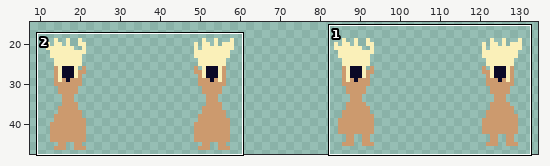
One commit to this sprite sheet: src/art/lady_falling.png. The picture above shows the old version from afar; the outline marks the close-up.
Close-up. Before the edit:
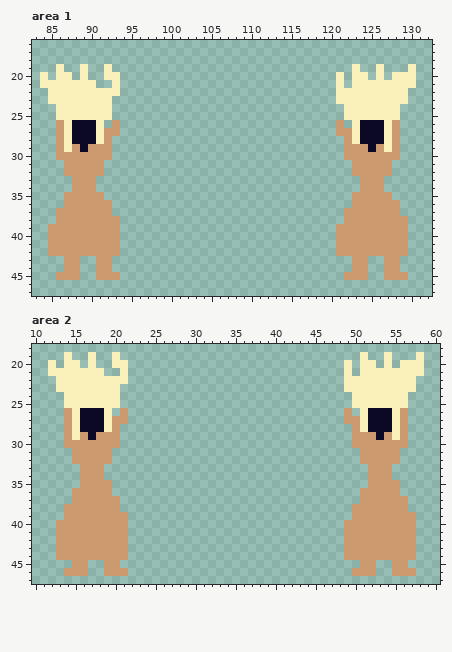
The file is 144x48 pixels. Shown: area 1: x 83..132, y 16..47; area 2: x 10..60, y 18..47. The wide view leaves out empty margins.
The same view after the edit:
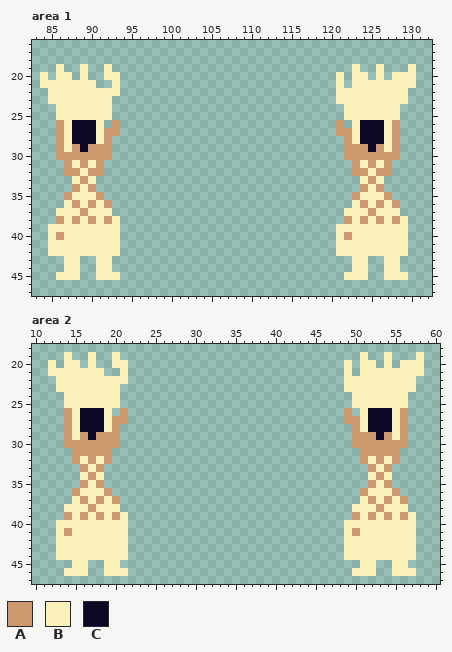
Palette (. is transparent): A #cc9a6e  B #faf0b9  C #0b0926
Commit: the lady is now wearing clothes
What changed:
--- area 1
@@ x 83..132 @@
 30 ...AAAAAAA.............................AAAAAAA....
-31 ....AAAAA...............................AAAAA.....
-32 ....AAAAA...............................AAAAA.....
-33 .....AAA.................................AAA......
-34 .....AAA.................................AAA......
-35 ....AAAAA...............................AAAAA.....
-36 ....AAAAAA..............................AAAAAA....
-37 ...AAAAAAA.............................AAAAAAA....
-38 ...AAAAAAAA............................AAAAAAAA...
-39 ..AAAAAAAAA...........................AAAAAAAAA...
-40 ..AAAAAAAAA...........................AAAAAAAAA...
-41 ..AAAAAAAAA...........................AAAAAAAAA...
-42 ..AAAAAAAAA...........................AAAAAAAAA...
-43 ....AA..AA..............................AA..AA....
-44 ....AA..AA..............................AA..AA....
-45 ...AAA..AAA............................AAA..AAA...
+31 ....ABABA...............................ABABA.....
+32 ....AABAA...............................AABAA.....
+33 .....BAB.................................BAB......
+34 .....ABA.................................ABA......
+35 ....ABBBA...............................ABBBA.....
+36 ....BABABA..............................BABABA....
+37 ...BBBABBB.............................BBBABBB....
+38 ...ABABABAB............................ABABABAB...
+39 ..BBBBBBBBB...........................BBBBBBBBB...
+40 ..BABBBBBBB...........................BABBBBBBB...
+41 ..BBBBBBBBB...........................BBBBBBBBB...
+42 ..BBBBBBBBB...........................BBBBBBBBB...
+43 ....BB..BB..............................BB..BB....
+44 ....BB..BB..............................BB..BB....
+45 ...BBB..BBB............................BBB..BBB...
 46 ..................................................
--- area 2
@@ x 10..60 @@
 31 .....AAAAA...............................AAAAA.....
-32 .....AAAAA...............................AAAAA.....
-33 ......AAA.................................AAA......
-34 ......AAA.................................AAA......
-35 ......AAAA................................AAAA.....
-36 .....AAAAA...............................AAAAA.....
-37 .....AAAAAA..............................AAAAAA....
-38 ....AAAAAAA.............................AAAAAAA....
-39 ....AAAAAAAA............................AAAAAAAA...
-40 ...AAAAAAAAA...........................AAAAAAAAA...
-41 ...AAAAAAAAA...........................AAAAAAAAA...
-42 ...AAAAAAAAA...........................AAAAAAAAA...
-43 ...AAAAAAAAA...........................AAAAAAAAA...
-44 ...AAAAAAAAA...........................AAAAAAAAA...
-45 .....AA..AA..............................AA..AA....
-46 ....AAA..AAA............................AAA..AAA...
+32 .....ABABA...............................ABABA.....
+33 ......ABA.................................ABA......
+34 ......BAB.................................BAB......
+35 ......ABA.................................ABA......
+36 .....ABBBA...............................ABBBA.....
+37 .....BABABA..............................BABABA....
+38 ....BBBABBB.............................BBBABBB....
+39 ....ABABABAB............................ABABABAB...
+40 ...BBBBBBBBB...........................BBBBBBBBB...
+41 ...BABBBBBBB...........................BABBBBBBB...
+42 ...BBBBBBBBB...........................BBBBBBBBB...
+43 ...BBBBBBBBB...........................BBBBBBBBB...
+44 ...BBBBBBBBB...........................BBBBBBBBB...
+45 .....BB..BB..............................BB..BB....
+46 ....BBB..BBB............................BBB..BBB...
 47 ...................................................
Boxes around the changes in both close-ups, in picture pixels (x1, y1, x2, y2):
changed: (48, 160, 120, 280)
changed: (336, 160, 408, 280)
changed: (56, 456, 128, 576)
changed: (344, 456, 416, 576)
